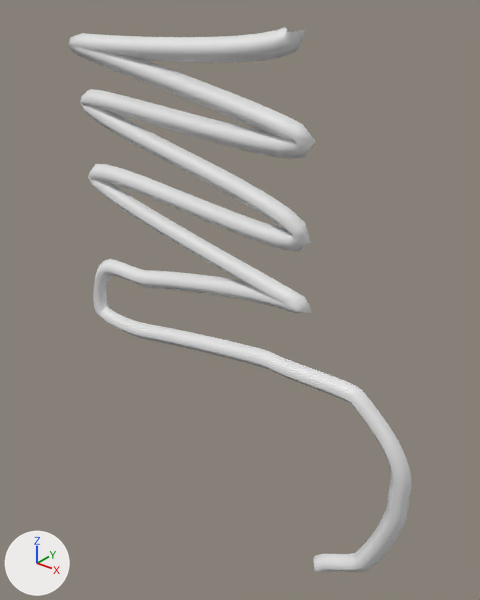
An edit to the Blender file VR-SketchPosing.blend, drawn before and after from the same camera.
One viewpoint serves both versions: a camera (50 mm lens) standing at (0.41, -1.9, 1.65) and looking at (-1.36, 0.3, 0.29). Arrows for +X, +Y and +Z are at lower left; the lights stay in place.

Objects in the first picture: 'StrokeObj'.
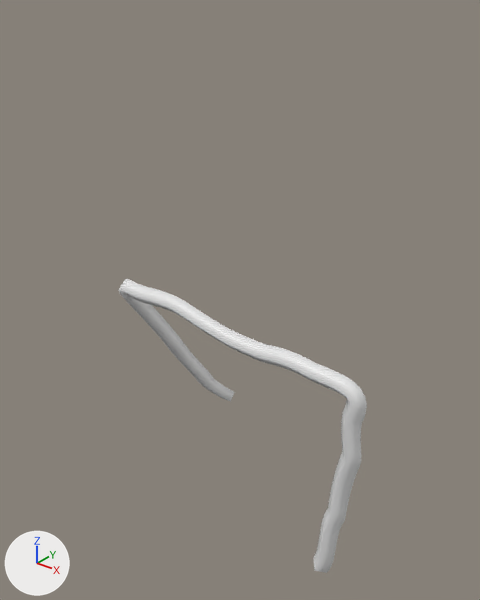
The change, as JSON lines over the scene's bpy script:
```json
{"op": "remove", "block": "cu_stroke", "code": "_sp.bezier_points.foreach_set('co', [-0.746, 0.0971, 0.781, -0.603, 0.0971, 0.559, -0.317, 0.0916, 0.419, -0.0983, 0.0881, 0.386, 0.224, 0.094, 0.585, 0.258, 0.107, 1.02, 0.209, 0.107, 1.77, 0.245, 0.107, 2.097, 0.508, 0.107, 2.006, 0.502, 0.107, 1.717, 0.547, 0.107, 0.834, 0.979, 0.107, 2.002, 0.837, 0.107, 0.831, 1.324, 0.107, 1.974, 1.201, 0.107, 0.801, 1.568, 0.107, 1.994, 1.564, 0.107, 0.824])"}
{"op": "remove", "block": "cu_stroke", "code": "_sp.bezier_points.foreach_set('handle_left', [-0.806, 0.0971, 0.784, -0.673, 0.0971, 0.642, -0.48, 0.102, 0.475, -0.239, 0.0881, 0.403, 0.0723, 0.094, 0.426, 0.235, 0.107, 0.922, 0.239, 0.107, 1.487, 0.2, 0.107, 2.005, 0.477, 0.107, 2.102, 0.493, 0.107, 1.818, 0.597, 0.107, 0.992, 0.894, 0.107, 2.027, 0.74, 0.107, 0.856, 1.246, 0.107, 2.038, 1.101, 0.107, 0.791, 1.576, 0.107, 2.095, 1.464, 0.107, 0.809])"}
{"op": "remove", "block": "cu_stroke", "code": "_sp.bezier_points.foreach_set('handle_right', [-0.685, 0.0971, 0.732, -0.548, 0.0971, 0.53, -0.27, 0.0916, 0.397, 0.000164, 0.0881, 0.389, 0.244, 0.094, 0.622, 0.262, 0.107, 1.077, 0.198, 0.107, 1.826, 0.256, 0.107, 2.153, 0.535, 0.107, 1.955, 0.516, 0.107, 1.662, 0.548, 0.107, 0.777, 1.076, 0.107, 1.968, 0.954, 0.107, 0.786, 1.373, 0.107, 1.946, 1.256, 0.107, 0.816, 1.554, 0.107, 1.87, 1.676, 0.107, 0.799])"}
{"op": "set", "path": "_sp", "old": "cu_stroke.splines.new('BEZIER'); _sp.bezier_points.add(16)", "new": "cu_stroke.splines.new('BEZIER'); _sp.bezier_points.add(10)"}
{"op": "add", "block": "cu_stroke", "code": "_sp.bezier_points.foreach_set('co', [-0.746, 0.0971, 0.781, -0.403, 0.0971, 0.687, -0.0938, 0.0916, 0.616, 0.124, 0.0881, 0.603, 0.276, 0.094, 0.78, 0.289, 0.107, 1.087, 0.38, 0.107, 1.471, 0.429, 0.102, 1.849, -0.00125, 0.39, 1.906, -0.29, 0.568, 1.881, -0.516, 0.756, 1.861])"}
{"op": "add", "block": "cu_stroke", "code": "_sp.bezier_points.foreach_set('handle_left', [-0.806, 0.0971, 0.784, -0.496, 0.0971, 0.742, -0.257, 0.102, 0.671, -0.0159, 0.0881, 0.619, 0.258, 0.094, 0.622, 0.28, 0.107, 0.987, 0.287, 0.107, 1.191, 0.397, 0.102, 1.751, 0.193, 0.293, 1.933, -0.127, 0.478, 1.93, -0.427, 0.657, 1.847])"}
{"op": "add", "block": "cu_stroke", "code": "_sp.bezier_points.foreach_set('handle_right', [-0.685, 0.0971, 0.732, -0.341, 0.0971, 0.678, -0.0473, 0.0916, 0.593, 0.262, 0.0881, 0.542, 0.316, 0.094, 0.943, 0.304, 0.107, 1.184, 0.438, 0.107, 1.618, 0.449, 0.102, 1.979, -0.0935, 0.445, 1.909, -0.367, 0.612, 1.894, -0.604, 0.855, 1.875])"}
```

Location of each change, [x1, y1, x2, y2] in pixels of the pictures (480 x 600 px):
```json
{"object": "StrokeObj", "change": "reshaped", "before": [68, 27, 411, 573], "after": [118, 279, 367, 573], "on screen": "27% narrower, 46% shorter"}
```
